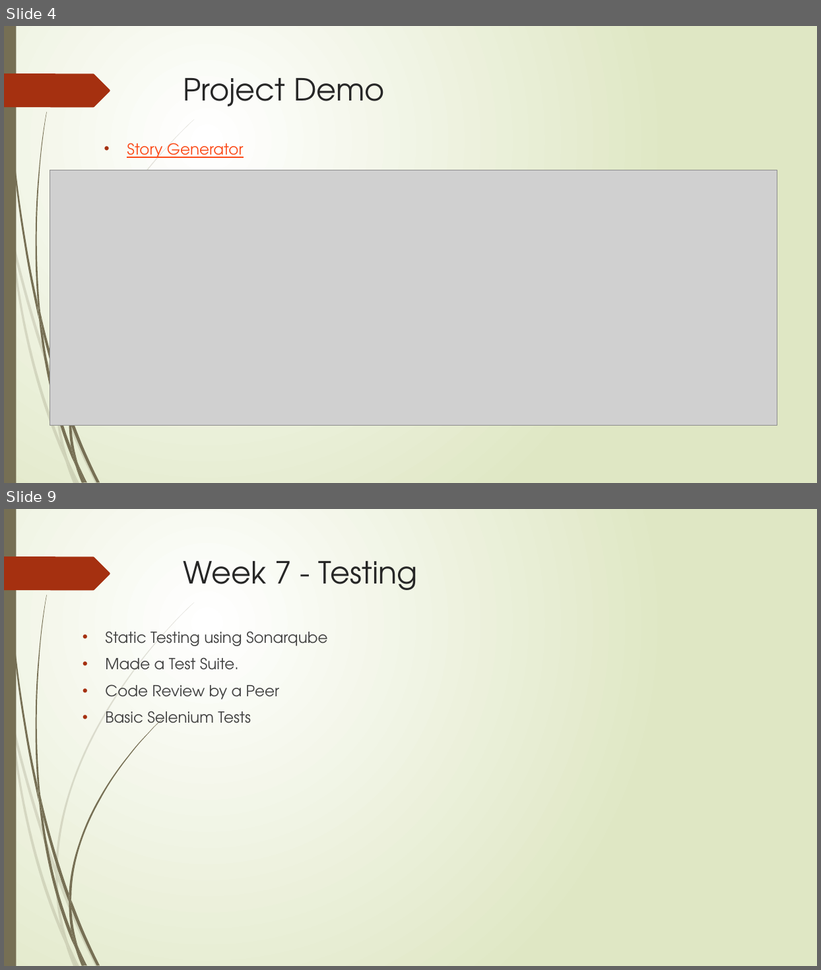
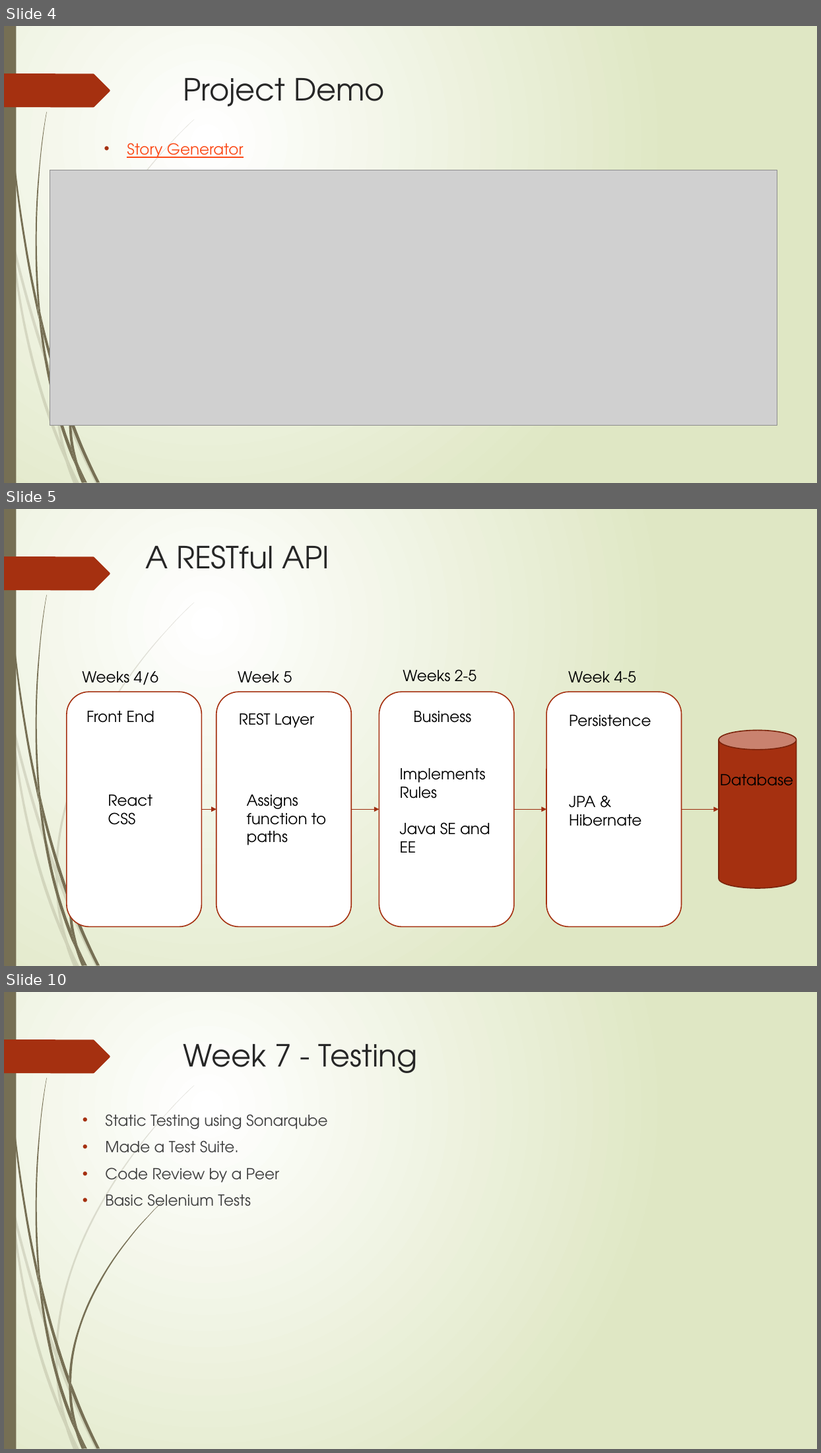
Before and after one commit to RM147/StoryGen, a slide deck: Project Presentation.pptx. Shown one above the other, each under a label of ours: slides 4 and 9 before the commit, slides 4, 5 and 10 after it; the slides between them are not shown. The pictures are 821x970 and 821x1453 pixels, drawn with LibreOffice and Linux fonts; fonts in the diff are those of the drawing; grey boxes stand for pictures. Boxes give left, top, right and bottom in pixels: in the first picture for what was removed or moved away, otherwise in the second. Text is boxed around its words. In the diff, an @@ line names an element or a change of style, - is before the commit and + after.

```diff
--- a/Project Presentation.pptx
+++ b/Project Presentation.pptx
@@ slide 5 added at (4, 509, 817, 966), background gradient #FFFFFF to #DFE8C4; not listed: 22 template elements that a slide beside it also shows @@
@@ title added at (145, 545, 329, 569), 36 pt, text #262626 @@
+A RESTful API
@@ text added at (82, 671, 158, 685), 18 pt, text #000000 @@
+Weeks 4/6
@@ text added at (238, 671, 292, 683), 18 pt, text #000000 @@
+Week 5
@@ text added at (403, 669, 477, 682), 18 pt, text #000000 @@
+Weeks 2-5
@@ text added at (568, 671, 636, 683), 18 pt, text #000000 @@
+Week 4-5
@@ group added at (67, 692, 797, 927): 9 texts, 4 rounded rectangles, 4 arrows, 1 cylinder @@
+Front End
+REST Layer
+Business
+Persistence
+Database
+React
+CSS
+Implements
+Rules
+Java SE and EE
+JPA & Hibernate
+Assigns function to paths
@@ what was slide 9 is now slide 10 @@
```
Also in this commit, not shown: 6 slides changed, 4 other files.
